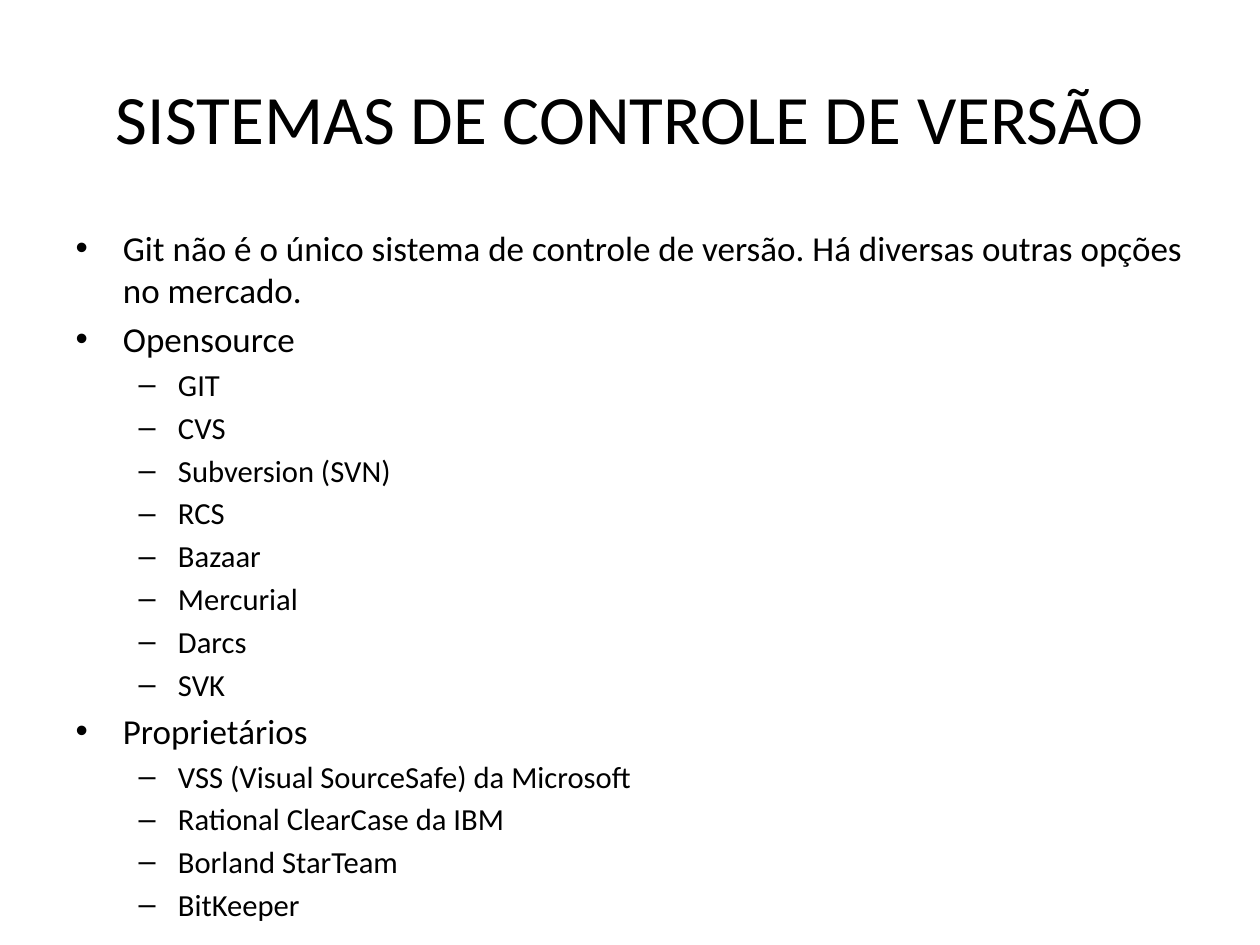
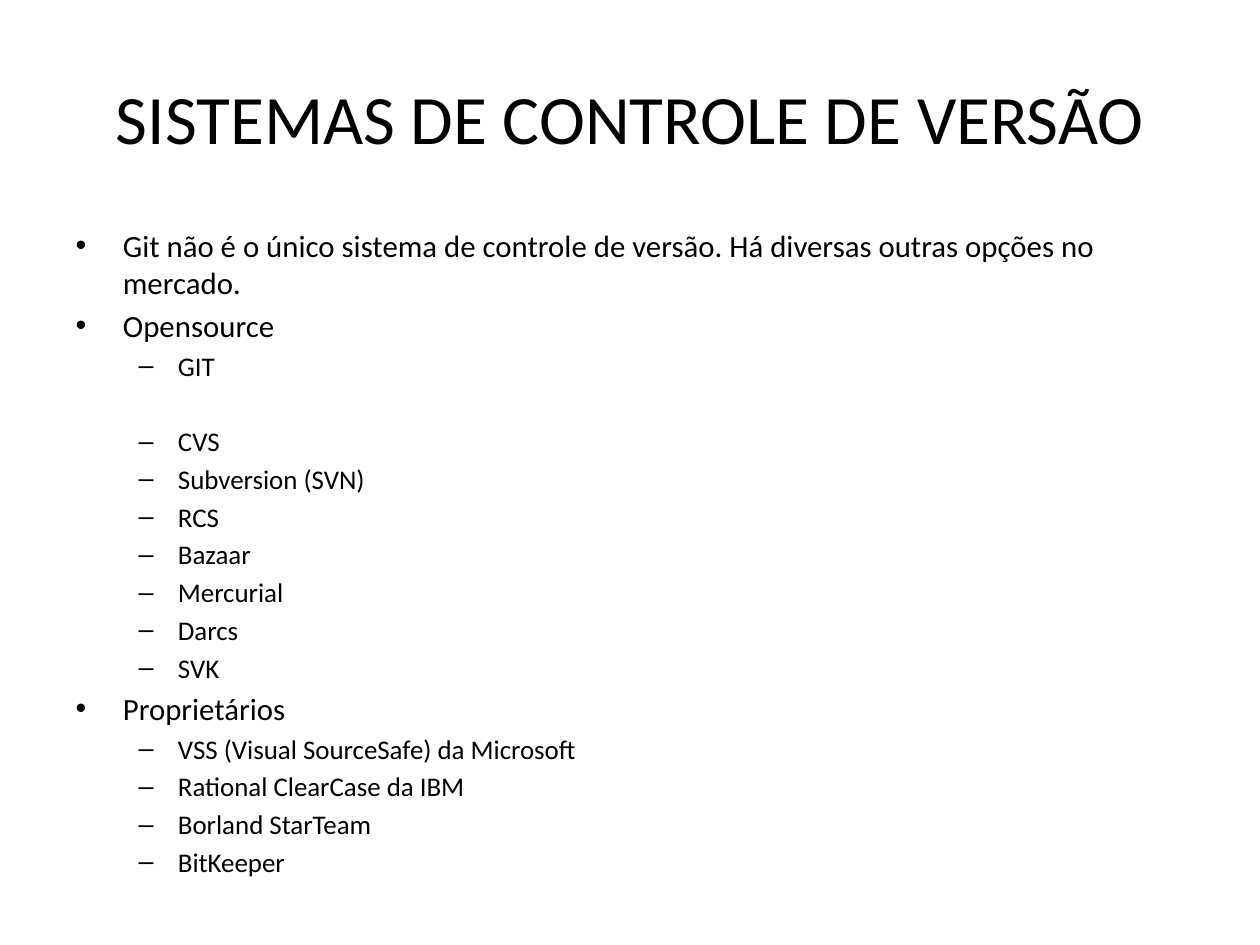
Before and after one commit to feliperoecker/tei, a slide deck: slide 6 of GIT.pptx (slide 5 before the commit). Drawn at 1260x945 pixels with LibreOffice and Linux fonts; fonts in the diff are those of the drawing. Boxes give left, top, right and bottom in pixels: in the first picture for what was removed or moved away, otherwise in the second. Text is boxed around its words. In the diff, an @@ line names an element or a change of style, - is before the commit and + after.

```diff
--- a/GIT.pptx
+++ b/GIT.pptx
@@ text "Git não é o único ..." at (123, 235, 1093, 877): size 20 to 17.6 pt in "Git não é o único sistema de ...", "Opensource", "Proprietários"; size 17.5 to 15.4 pt in "GIT", "CVS", "Subversion (SVN)", "RCS" and 8 more places @@
```
Also in this commit, not shown: 3 other slides changed, 3 slides added.
